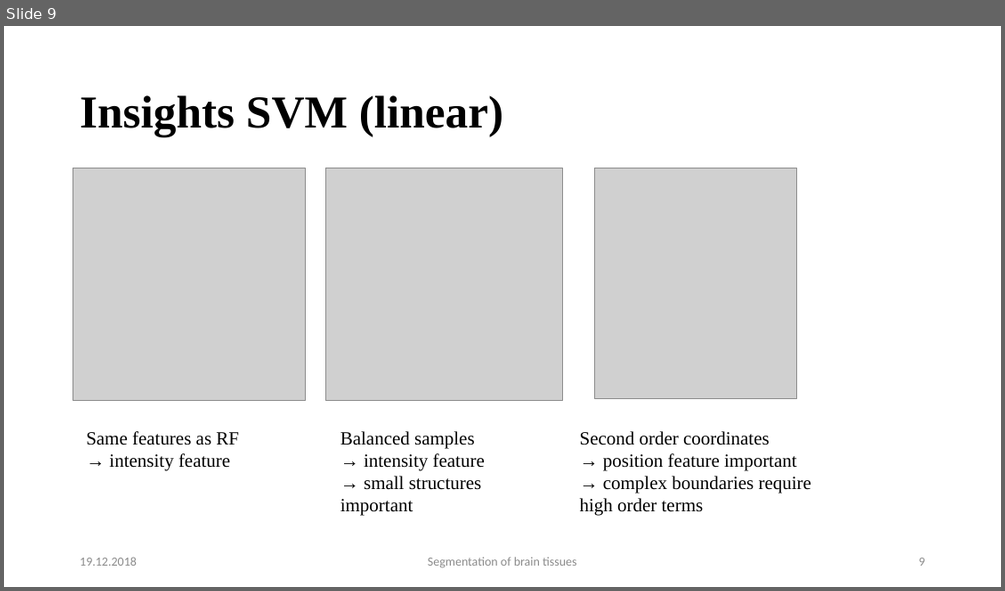
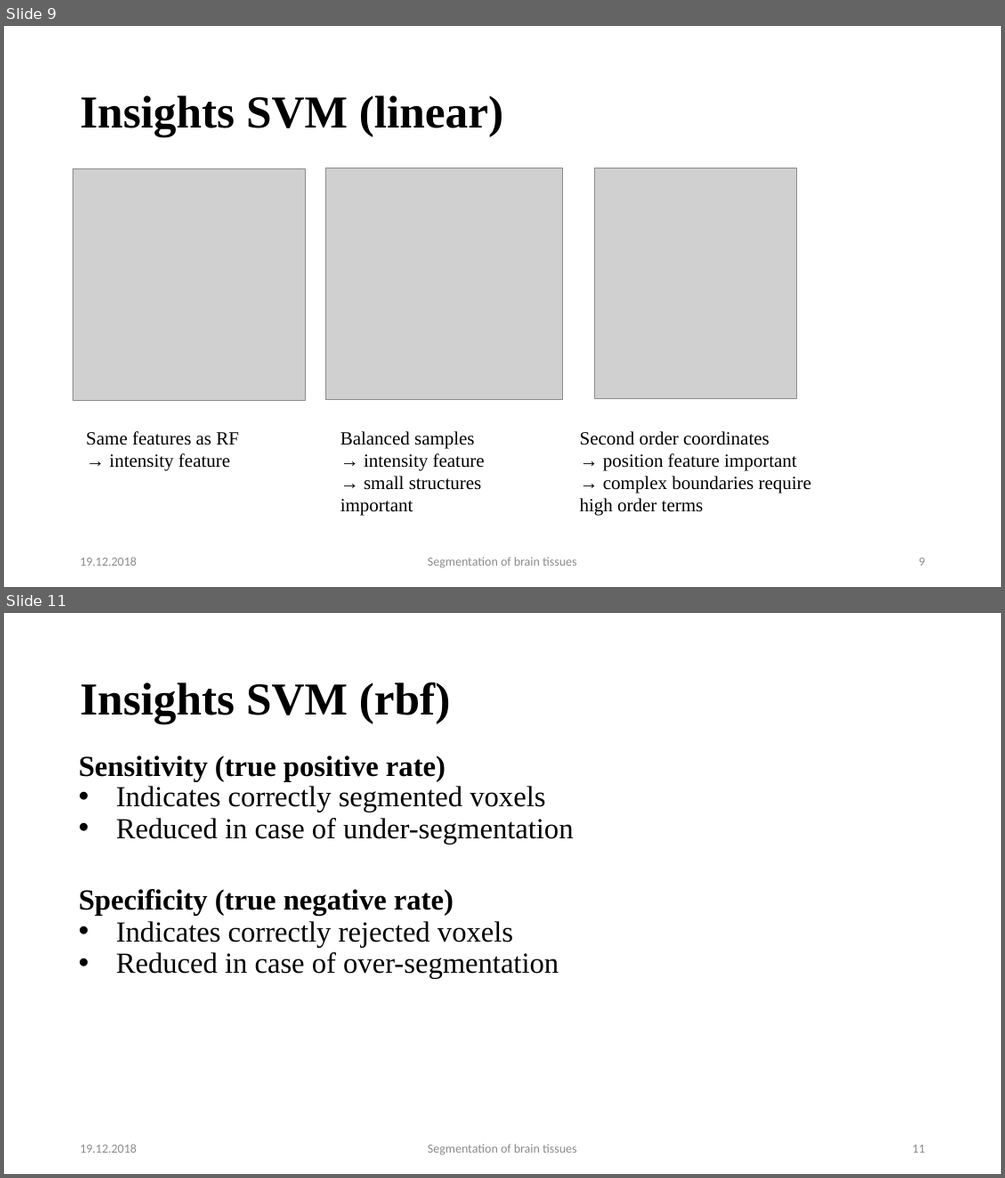
Before and after one commit to mhayoz/MIALab, a slide deck: Final Mialab.pptx. Shown one above the other, each under a label of ours: slide 9 before the commit, slides 9 and 11 after it; the slides between them are not shown. The pictures are 1005x591 and 1005x1178 pixels, drawn with LibreOffice and Linux fonts; fonts in the diff are those of the drawing; grey boxes stand for pictures; background and template pictures are left out. Boxes give left, top, right and bottom in pixels: in the first picture for what was removed or moved away, otherwise in the second. Text is boxed around its words. In the diff, an @@ line names an element or a change of style, - is before the commit and + after.

```diff
--- a/Final Mialab.pptx
+++ b/Final Mialab.pptx
@@ slide 11 added at (x1=4, y1=613, x2=1001, y2=1174), background #FFFFFF @@
@@ text added at (x1=80, y1=682, x2=451, y2=724), 44 pt, text #000000, bold @@
+Insights SVM (rbf)
@@ text added at (x1=79, y1=755, x2=573, y2=978), 28 pt, text #000000 @@
+Sensitivity (true positive rate)
+• Indicates correctly segmented voxels
+• Reduced in case of under-segmentation
+Specificity (true negative rate)
+• Indicates correctly rejected voxels
+• Reduced in case of over-segmentation
@@ text added at (x1=80, y1=1143, x2=137, y2=1152), 12 pt, text #8B8B8B @@
+19.12.2018
@@ text added at (x1=428, y1=1143, x2=576, y2=1155), 12 pt, text #8B8B8B @@
+Segmentation of brain tissues
@@ page number added at (x1=912, y1=1144, x2=924, y2=1152), 12 pt, text #8B8B8B @@
+11
```
Also in this commit, not shown: 4 slides changed, 2 other slides added.
